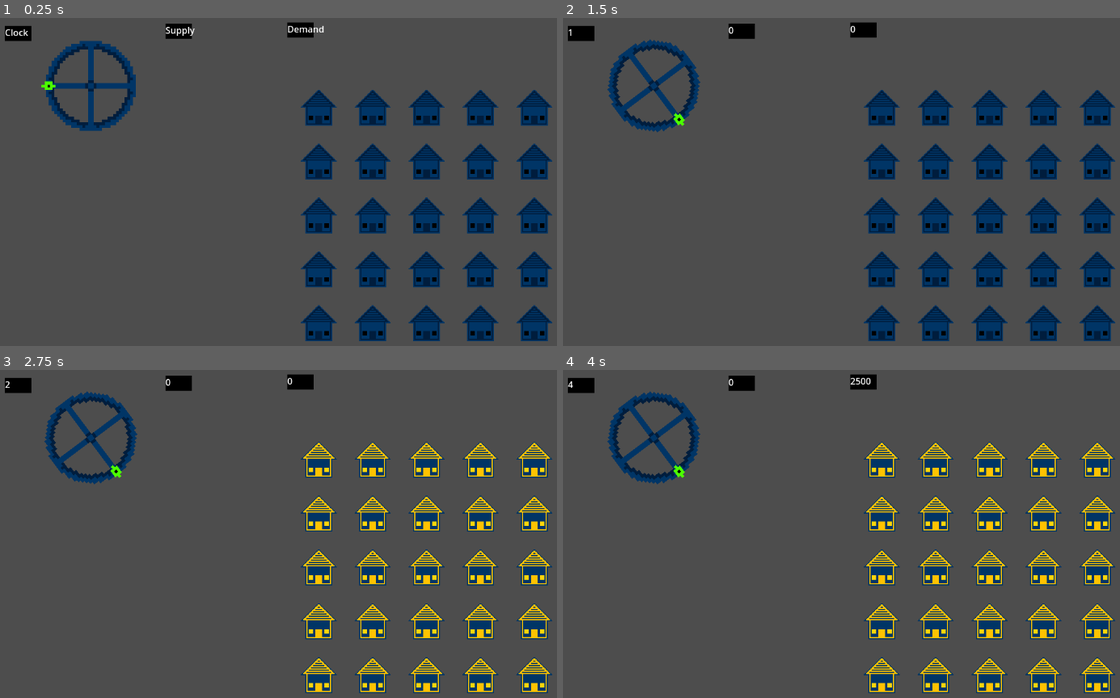
Above: before the commit, frames 1-4 (two rows, left to right).
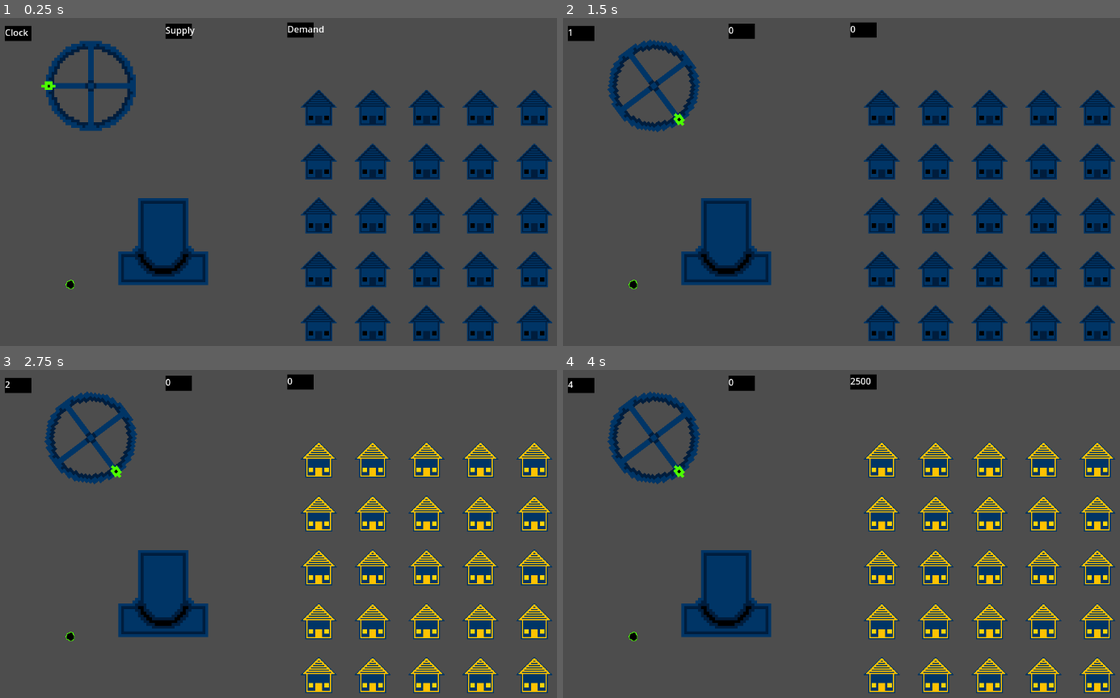
Above: after the commit, the same moments.

Repository: CWmain/BigModeGameJam2025
Game: Godot game, scene res://Levels/main_scene.tscn
Same seed, same stepped clock (60 frames per second), same inputs: the game is played once before the commit and once after it.
Inputs (mouse positions are in pixels of both pictures, inside the frame that each line leads up to):
- Up to frame 1 (0.25 s): no input
- Up to frame 2 (1.5 s): tap Enter at 0.5 s; move the mouse to (613, 86) at 0.52 s; press the mouse at (613, 86) at 0.53 s; tap Space at 1.25 s; move the mouse to (752, 218) at 1.27 s; release the mouse at (752, 218) at 1.28 s; click (752, 218) at 1.35 s
- Up to frame 3 (2.75 s): tap Enter at 2 s; move the mouse to (384, 471) at 2.02 s; press the mouse at (384, 471) at 2.03 s; tap T (Test_Click) at 2.1 s
- Up to frame 4 (4 s): tap Space at 2.75 s; move the mouse to (852, 625) at 2.77 s; release the mouse at (852, 625) at 2.78 s; click (852, 625) at 2.85 s; tap Enter at 3.5 s; move the mouse to (1075, 606) at 3.52 s; press the mouse at (1075, 606) at 3.53 s

The runs differ from the first frame. In frame 1, 3.2% of the frame differs, in the area x 11-38%, y 54-83%; in frame 2, 3.2%; in frame 3, 3.2%; in frame 4, 3.2%.

Commit message:
Have coal in furnace adding supply, physics of coal not quite right

Diff:
--- a/Levels/main_scene.tscn
+++ b/Levels/main_scene.tscn
@@ -8,6 +8,8 @@
 [ext_resource type="PackedScene" uid="uid://dlscus0ab1wi7" path="res://Objects/Displays/Clock/clock.tscn" id="5_7ud24"]
 [ext_resource type="PackedScene" uid="uid://dxxdrcyoky3nn" path="res://Objects/Displays/Demand/demand.tscn" id="6_bm4fj"]
 [ext_resource type="PackedScene" uid="uid://dd2vd3iqvo53d" path="res://Objects/Displays/Supply/supply.tscn" id="7_ik7vq"]
+[ext_resource type="PackedScene" uid="uid://cqkowxyrsrbar" path="res://Objects/CoalGenerator/coal.tscn" id="9_xfwi0"]
+[ext_resource type="PackedScene" uid="uid://cml6fxx0w4vff" path="res://Objects/CoalGenerator/coal_generator.tscn" id="10_gfq1h"]
 
 [sub_resource type="WorldBoundaryShape2D" id="WorldBoundaryShape2D_ae6m6"]
 
@@ -26,17 +28,16 @@
 HOUSE_WIDTH = 96
 HOUSE_HEIGHT = 96
 
-[node name="StaticBody2D" type="StaticBody2D" parent="."]
-position = Vector2(165, 52)
-scale = Vector2(5, 5)
-
-[node name="CollisionShape2D" type="CollisionShape2D" parent="StaticBody2D"]
-position = Vector2(29.4, 35.6)
-shape = SubResource("WorldBoundaryShape2D_ae6m6")
-
 [node name="Wheel" parent="." instance=ExtResource("3_3j2tn")]
 position = Vector2(169, 121)
 scale = Vector2(5, 5)
+
+[node name="StaticBody2D2" type="StaticBody2D" parent="."]
+position = Vector2(172, 449)
+
+[node name="CollisionShape2D" type="CollisionShape2D" parent="StaticBody2D2"]
+position = Vector2(29.4, 35.6)
+shape = SubResource("WorldBoundaryShape2D_ae6m6")
 
 [node name="LevelTimer" parent="." instance=ExtResource("4_d0kj3")]
 
@@ -53,3 +54,9 @@
 [node name="Supply" parent="Displays" node_paths=PackedStringArray("sm") instance=ExtResource("7_ik7vq")]
 position = Vector2(302, 10)
 sm = NodePath("../../SupplyManager")
+
+[node name="CoalGenerator" parent="." instance=ExtResource("10_gfq1h")]
+position = Vector2(298, 396)
+
+[node name="Coal" parent="." instance=ExtResource("9_xfwi0")]
+position = Vector2(132, 455)
--- /dev/null
+++ b/Objects/CoalGenerator/coal.gd
@@ -0,0 +1,19 @@
+extends RigidBody2D
+class_name Coal
+var trackMouse: bool = false
+
+# Called when the node enters the scene tree for the first time.
+func _ready():
+	pass # Replace with function body.
+
+
+# Called every frame. 'delta' is the elapsed time since the previous frame.
+func _physics_process(delta):
+	if trackMouse and Input.is_action_pressed("Hold"):
+		apply_force(position.direction_to(get_viewport().get_mouse_position())*position.distance_to(get_viewport().get_mouse_position())*20)
+
+	if Input.is_action_just_released("Hold"):
+		trackMouse = false
+
+func _on_mouse_entered():
+	trackMouse = true
--- /dev/null
+++ b/Objects/CoalGenerator/coal.tscn
@@ -0,0 +1,20 @@
+[gd_scene load_steps=4 format=3 uid="uid://cqkowxyrsrbar"]
+
+[ext_resource type="Script" path="res://Objects/CoalGenerator/coal.gd" id="1_5c401"]
+[ext_resource type="Texture2D" uid="uid://bp3gvimjcytw" path="res://Objects/CoalGenerator/Coal.png" id="1_hm1gy"]
+
+[sub_resource type="CircleShape2D" id="CircleShape2D_xg2tj"]
+
+[node name="Coal" type="RigidBody2D"]
+collision_layer = 3
+collision_mask = 3
+input_pickable = true
+script = ExtResource("1_5c401")
+
+[node name="CollisionShape2D" type="CollisionShape2D" parent="."]
+shape = SubResource("CircleShape2D_xg2tj")
+
+[node name="Coal" type="Sprite2D" parent="."]
+texture = ExtResource("1_hm1gy")
+
+[connection signal="mouse_entered" from="." to="." method="_on_mouse_entered"]
--- a/Objects/CoalGenerator/coal_generator.gd
+++ b/Objects/CoalGenerator/coal_generator.gd
@@ -16,9 +16,20 @@
 
 func getSupply() -> int:
 	var toReturn: int = SUPPLY
-	SUPPLY = 0
+	SUPPLY -= powerDecreasePerTick
+	if SUPPLY < 0:
+		SUPPLY = 0
+
 	return toReturn
 
 func bigFire() -> void:
 	print("Furnace combusted")
 	SUPPLY = 0
+
+
+func _on_collection_body_entered(body):
+	if typeof(body) != typeof(Coal):
+		print("Wrong type")
+		return
+	SUPPLY += powerPerCoal
+	print("Coal Collected")
--- a/Objects/CoalGenerator/coal_generator.tscn
+++ b/Objects/CoalGenerator/coal_generator.tscn
@@ -6,7 +6,7 @@
 [sub_resource type="RectangleShape2D" id="RectangleShape2D_qj457"]
 size = Vector2(20, 7.2)
 
-[node name="CoalGenerator" type="Node2D"]
+[node name="CoalGenerator" type="Node2D" groups=["Supplier"]]
 script = ExtResource("1_kar8t")
 
 [node name="TempCoalGen" type="Sprite2D" parent="."]
@@ -28,3 +28,5 @@
 position = Vector2(0, 10)
 scale = Vector2(1, 1)
 shape = SubResource("RectangleShape2D_qj457")
+
+[connection signal="body_entered" from="Collection" to="." method="_on_collection_body_entered"]
Not shown: 1 places in Levels/main_scene.tscn that only renumber resources
